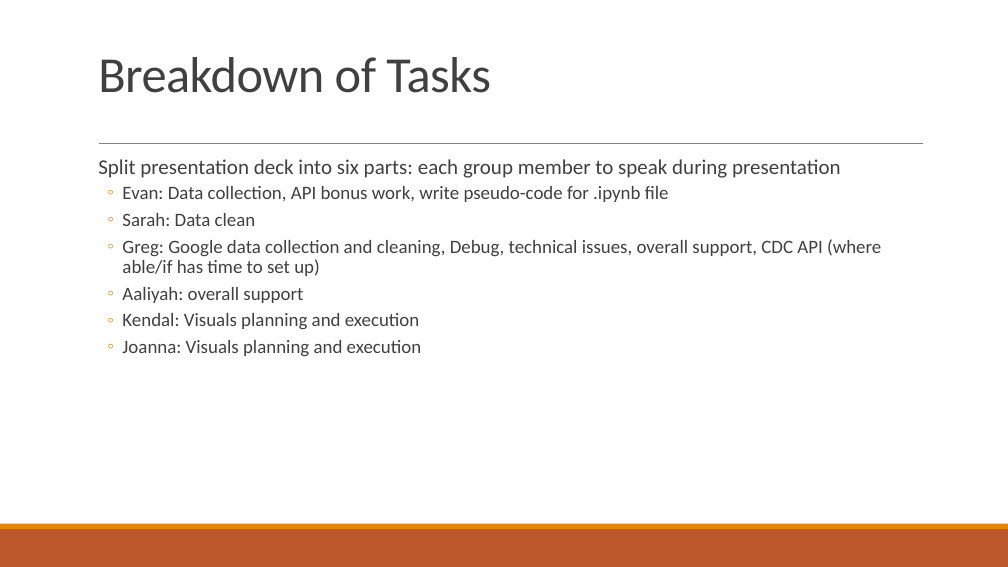
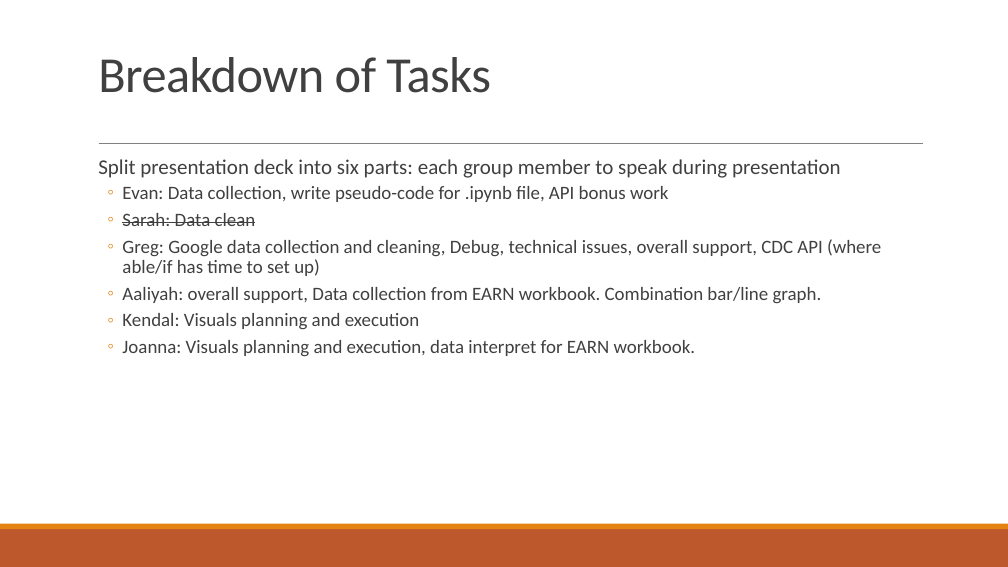
Before and after one commit to Evdawg/Project_1_Covid_Data, a slide deck: slide 7 of Project notes.pptx (slide 9 before the commit). Drawn at 1008x567 pixels with LibreOffice and Linux fonts; fonts in the diff are those of the drawing. Boxes give left, top, right and bottom in pixels: in the first picture for what was removed or moved away, otherwise in the second. Text is boxed around its words. In the diff, an @@ line names an element or a change of style, - is before the commit and + after.

```diff
--- a/Project notes.pptx
+++ b/Project notes.pptx
@@ text at box(122, 186, 668, 202): text changed @@
-  ◦ Evan: Data collection, API bonus work, write pseudo-code for .ipynb file
+  ◦ Evan: Data collection, write pseudo-code for .ipynb file, API bonus work
@@ text at box(122, 213, 256, 226): strikethrough on in "Sarah: Data clean" @@
@@ text at box(122, 287, 822, 303): text changed @@
-  ◦ Aaliyah: overall support
+  ◦ Aaliyah: overall support, Data collection from EARN workbook. Combination bar/line graph.
@@ text at box(122, 340, 696, 357): text changed @@
-  ◦ Joanna: Visuals planning and execution
+  ◦ Joanna: Visuals planning and execution, data interpret for EARN workbook.
```
Also in this commit, not shown: 2 other slides changed, 7 slides added.
